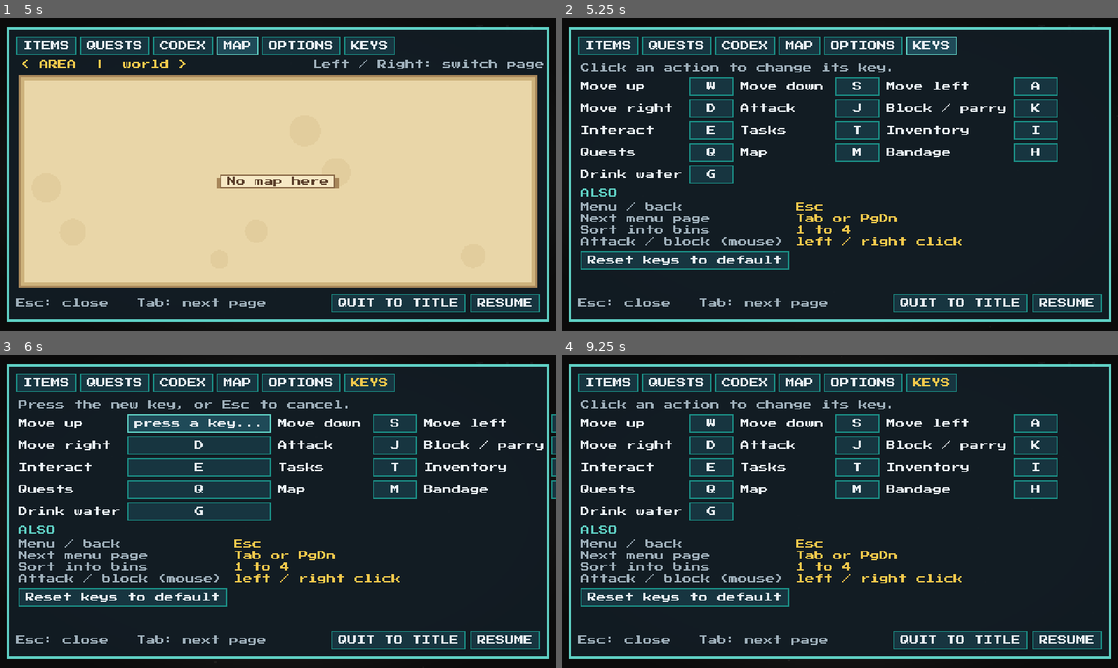
Above: before the commit, frames 1-4 (two rows, left to right).
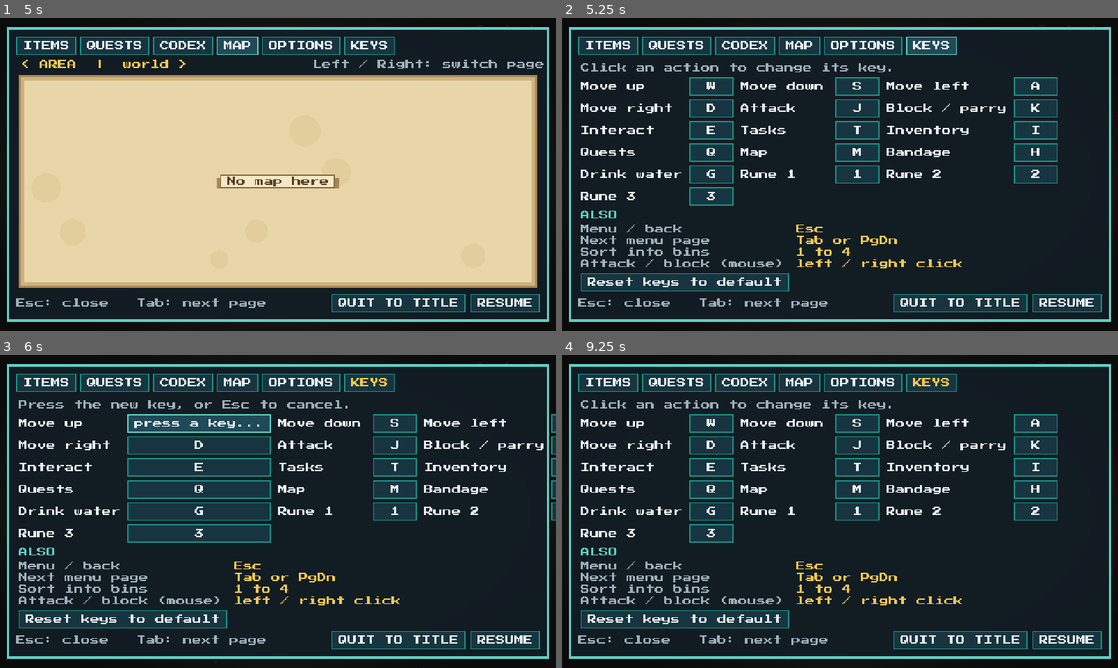
Above: after the commit, the same moments.

Repository: hsan-gg/the-last-drop
Game: Godot game, scene res://test/e2e/ui_preview.tscn
Two runs of this game, one before a commit and one after it. Both use one fixed random seed, a clock stepped at 60 frames per second and the inputs below. This scene is started directly instead of the project's main scene.
Inputs:
- Up to frame 1 (5 s): click "ITEMS" at 0.5 s; click "QUESTS" at 1.25 s; click "DONE" at 2 s; click "DONE" at 2.75 s; click "CODEX" at 3.5 s; click "MAP" at 4.25 s
- Up to frame 2 (5.25 s): click "KEYS" at 5 s
- Up to frame 3 (6 s): click "W" at 5.75 s
- Up to frame 4 (9.25 s): click "Normal" at 6.5 s; click "-" at 7.25 s; click "+" at 8 s; click "-" at 8.75 s

Frame 1 is identical in both runs. In frame 2, 8.1% of the frame differs, in the area x 3-90%, y 47-88%; in frame 3, 8.8%, in the area x 3-100%, y 47-88%; in frame 4, 8.1%.

Commit message:
feat: runes (Ember flamethrower with spreading fire, Scatter shotgun, Tide wave), energy, HUD rune bar

Diff:
--- a/autoload/settings.gd
+++ b/autoload/settings.gd
@@ -30,7 +30,7 @@
 ## Actions the player can rebind, in the order the controls tab lists them.
 const REBINDABLE: Array[String] = [
 	"move_up", "move_down", "move_left", "move_right", "attack", "block",
-	"interact", "tracker", "equipment", "journal", "map", "quick_heal", "quick_drink",
+	"interact", "tracker", "equipment", "journal", "map", "quick_heal", "quick_drink", "rune_1", "rune_2", "rune_3",
 ]
 
 var path := DEFAULT_PATH
--- a/player/player.gd
+++ b/player/player.gd
@@ -32,6 +32,9 @@
 	combat = PlayerCombat.new()
 	combat.name = "Combat"
 	add_child(combat)
+	var caster := RuneCaster.new()
+	caster.name = "RuneCaster"
+	add_child(caster)
 	var guard_meter := GuardMeter.new()
 	guard_meter.name = "GuardMeter"
 	add_child(guard_meter)
--- /dev/null
+++ b/player/rune_caster.gd
@@ -0,0 +1,215 @@
+class_name RuneCaster
+extends Node2D
+## The player's runes in action (keys 1, 2, 3; see autoload/runes.gd).
+## - Ember: hold to breathe a cone of fire. The Spoiled catch fire, burn for a
+##   while, and the fire jumps to their neighbours.
+## - Scatter: a shotgun blast of pellets that hurts and hurls the Spoiled back.
+## - Tide: a ring of clean water that heals you and pushes everything away.
+
+const FLAME_RANGE := 50.0
+const FLAME_HALF_ANGLE := 28.0
+const FLAME_TICK := 0.15
+const FLAME_DAMAGE := 4.0
+const BURN_SECONDS := 3.0
+const SCATTER_PELLETS := 7
+const SCATTER_SPREAD := 0.5
+const SCATTER_RANGE := 104.0
+const SCATTER_DAMAGE := 9.0
+const SCATTER_KNOCKBACK := 260.0
+const SCATTER_COOLDOWN := 0.7
+const TIDE_RADIUS := 76.0
+const TIDE_HEAL := 25.0
+const TIDE_KNOCKBACK := 320.0
+const TIDE_COOLDOWN := 1.5
+const BODY_OFFSET := Vector2(0, -6)
+
+var _player: Player
+var _flames: CPUParticles2D
+var _flame_light: PointLight2D
+var _flame_tick := 0.0
+var _cooldowns := {}
+var _tracers: Array[Dictionary] = []
+var _rings: Array[Dictionary] = []
+
+
+func _ready() -> void:
+	_player = get_parent() as Player
+	position = BODY_OFFSET
+	z_index = 6
+	_flames = _make_flames()
+	add_child(_flames)
+	_flame_light = AreaLighting.make_light({"color": "#ff9a40", "energy": 0.0, "radius": 60.0})
+	add_child(_flame_light)
+
+
+func _physics_process(delta: float) -> void:
+	for key in _cooldowns.keys():
+		_cooldowns[key] = maxf(float(_cooldowns[key]) - delta, 0.0)
+	var breathing := false
+	if not _blocked():
+		for slot in [1, 2, 3]:
+			var rune := Runes.in_slot(slot)
+			var action := "rune_%d" % slot
+			if rune == "ember" and Input.is_action_pressed(action):
+				breathing = _breathe_fire(delta)
+			elif rune == "scatter" and Input.is_action_just_pressed(action):
+				fire_scatter()
+			elif rune == "tide" and Input.is_action_just_pressed(action):
+				cast_tide()
+	_flames.emitting = breathing
+	_flame_light.energy = lerpf(_flame_light.energy, 1.4 if breathing else 0.0, 0.25)
+	if breathing:
+		_aim_flames()
+	_age_effects(delta)
+	queue_redraw()
+
+
+## True while a menu, quiz, puzzle or the sorting screen is open.
+func _blocked() -> bool:
+	for node in get_tree().get_nodes_in_group("modal"):
+		if (node as CanvasItem).visible if node is CanvasItem else (node as CanvasLayer).visible:
+			return true
+	return false
+
+
+# ------------------------------------------------------------------ ember
+
+func _breathe_fire(delta: float) -> bool:
+	if not Runes.spend(float(Runes.DEFINITIONS["ember"]["cost"]) * delta):
+		return false
+	_flame_tick -= delta
+	if _flame_tick <= 0.0:
+		_flame_tick = FLAME_TICK
+		for enemy in _enemies_in_cone(FLAME_RANGE, FLAME_HALF_ANGLE):
+			enemy.burn_damage(FLAME_DAMAGE)
+			enemy.ignite(BURN_SECONDS)
+		if int(Time.get_ticks_msec() / 150) % 2 == 0:
+			EventBus.sfx_requested.emit("flame")
+	return true
+
+
+func _aim_flames() -> void:
+	var facing := _player.facing
+	_flames.direction = facing
+	_flames.position = facing * 8.0
+	_flame_light.position = facing * 24.0
+
+
+func _make_flames() -> CPUParticles2D:
+	var flames := CPUParticles2D.new()
+	flames.emitting = false
+	flames.amount = 90
+	flames.lifetime = 0.45
+	flames.spread = FLAME_HALF_ANGLE * 0.7
+	flames.gravity = Vector2(0, -40)
+	flames.initial_velocity_min = 80.0
+	flames.initial_velocity_max = 120.0
+	flames.damping_min = 40.0
+	flames.damping_max = 80.0
+	flames.scale_amount_min = 1.5
+	flames.scale_amount_max = 4.0
+	var size_curve := Curve.new()
+	size_curve.add_point(Vector2(0, 0.4))
+	size_curve.add_point(Vector2(0.4, 1.0))
+	size_curve.add_point(Vector2(1, 0.2))
+	flames.scale_amount_curve = size_curve
+	var ramp := Gradient.new()
+	ramp.colors = PackedColorArray([Color("#fff6c0"), Color("#ffb030"), Color("#ff5a1a"), Color(0.25, 0.2, 0.2, 0.0)])
+	ramp.offsets = PackedFloat32Array([0.0, 0.25, 0.6, 1.0])
+	flames.color_ramp = ramp
+	return flames
+
+
+# ------------------------------------------------------------------ scatter
+
+func fire_scatter() -> bool:
+	if float(_cooldowns.get("scatter", 0.0)) > 0.0 or not Runes.spend(float(Runes.DEFINITIONS["scatter"]["cost"])):
+		return false
+	_cooldowns["scatter"] = SCATTER_COOLDOWN
+	EventBus.sfx_requested.emit("shotgun")
+	Juicee.hit_stop(self, 0.04)
+	var origin := global_position
+	var base := _player.facing.angle()
+	var hits := {}
+	for pellet in SCATTER_PELLETS:
+		var angle := base + lerpf(-SCATTER_SPREAD, SCATTER_SPREAD, float(pellet) / (SCATTER_PELLETS - 1)) + randf_range(-0.05, 0.05)
+		var direction := Vector2.from_angle(angle)
+		var victim := _first_along(origin, direction)
+		var end := origin + direction * SCATTER_RANGE
+		if victim != null:
+			end = victim.global_position + BODY_OFFSET
+			hits[victim] = int(hits.get(victim, 0)) + 1
+		_tracers.append({"from": Vector2.ZERO, "to": end - origin, "age": 0.0})
+	for victim: Enemy in hits:
+		victim.take_hit(SCATTER_DAMAGE * int(hits[victim]), origin, SCATTER_KNOCKBACK)
+	_rings.append({"radius": 6.0, "age": 0.0, "color": Color("#fff2a0"), "grow": 60.0, "life": 0.12, "at": _player.facing * 10.0})
+	return true
+
+
+func _first_along(origin: Vector2, direction: Vector2) -> Enemy:
+	var best: Enemy = null
+	var best_distance := SCATTER_RANGE
+	for node in get_tree().get_nodes_in_group("enemies"):
+		var enemy := node as Enemy
+		if enemy == null or enemy.is_dead():
+			continue
+		var offset := enemy.global_position + BODY_OFFSET - origin
+		var along := offset.dot(direction)
+		if along <= 0.0 or along > best_distance:
+			continue
+		if absf(offset.cross(direction)) <= 8.0:
+			best = enemy
+			best_distance = along
+	return best
+
+
+# ------------------------------------------------------------------ tide
+
+func cast_tide() -> bool:
+	if float(_cooldowns.get("tide", 0.0)) > 0.0 or not Runes.spend(float(Runes.DEFINITIONS["tide"]["cost"])):
+		return false
+	_cooldowns["tide"] = TIDE_COOLDOWN
+	EventBus.sfx_requested.emit("tide")
+	Survival.heal(TIDE_HEAL)
+	FloatingText.spawn(_player.get_parent(), "+%d" % int(TIDE_HEAL), _player.global_position, Color("#7fe0ff"))
+	for node in get_tree().get_nodes_in_group("enemies"):
+		var enemy := node as Enemy
+		if enemy != null and not enemy.is_dead() and enemy.global_position.distance_to(global_position) <= TIDE_RADIUS:
+			enemy.take_hit(4.0, global_position, TIDE_KNOCKBACK)
+			enemy.extinguish()
+	for wave in 3:
+		_rings.append({"radius": 4.0 + wave * 6.0, "age": -wave * 0.08, "color": Color("#7fe0ff"), "grow": TIDE_RADIUS * 1.6, "life": 0.5, "at": Vector2.ZERO})
+	return true
+
+
+# ------------------------------------------------------------------ shared
+
+func _enemies_in_cone(reach: float, half_angle: float) -> Array[Enemy]:
+	var found: Array[Enemy] = []
+	for node in get_tree().get_nodes_in_group("enemies"):
+		var enemy := node as Enemy
+		if enemy != null and not enemy.is_dead() and CombatRules.in_arc(global_position, _player.facing, enemy.global_position + BODY_OFFSET, reach, half_angle):
+			found.append(enemy)
+	return found
+
+
+func _age_effects(delta: float) -> void:
+	for tracer in _tracers:
+		tracer["age"] = float(tracer["age"]) + delta
+	_tracers = _tracers.filter(func(tracer: Dictionary) -> bool: return float(tracer["age"]) < 0.1)
+	for ring in _rings:
+		ring["age"] = float(ring["age"]) + delta
+	_rings = _rings.filter(func(ring: Dictionary) -> bool: return float(ring["age"]) < float(ring["life"]))
+
+
+func _draw() -> void:
+	for tracer in _tracers:
+		var fade := 1.0 - float(tracer["age"]) / 0.1
+		draw_line(tracer["from"], tracer["to"], Color(1.0, 0.95, 0.6, fade), 1.0)
+	for ring in _rings:
+		var age := float(ring["age"])
+		if age < 0.0:
+			continue
+		var progress := age / float(ring["life"])
+		var color: Color = ring["color"]
+		draw_arc(ring["at"], float(ring["radius"]) + float(ring["grow"]) * progress, 0.0, TAU, 32, Color(color.r, color.g, color.b, 1.0 - progress), 2.0)
--- a/project.godot
+++ b/project.godot
@@ -122,6 +122,21 @@
 "events": [Object(InputEventKey,"resource_local_to_scene":false,"resource_name":"","device":-1,"window_id":0,"alt_press …(192 unchanged characters)…
 ]
 }
+rune_1={
+"deadzone": 0.5,
+"events": [Object(InputEventKey,"resource_local_to_scene":false,"resource_name":"","device":-1,"window_id":0,"alt_pressed":false,"shift_pressed":false,"ctrl_pressed":false,"meta_pressed":false,"pressed":false,"keycode":0,"physical_keycode":49,"key_label":0,"unicode":49,"location":0,"echo":false,"script":null)
+]
+}
+rune_2={
+"deadzone": 0.5,
+"events": [Object(InputEventKey,"resource_local_to_scene":false,"resource_name":"","device":-1,"window_id":0,"alt_pressed":false,"shift_pressed":false,"ctrl_pressed":false,"meta_pressed":false,"pressed":false,"keycode":0,"physical_keycode":50,"key_label":0,"unicode":50,"location":0,"echo":false,"script":null)
+]
+}
+rune_3={
+"deadzone": 0.5,
+"events": [Object(InputEventKey,"resource_local_to_scene":false,"resource_name":"","device":-1,"window_id":0,"alt_pressed":false,"shift_pressed":false,"ctrl_pressed":false,"meta_pressed":false,"pressed":false,"keycode":0,"physical_keycode":51,"key_label":0,"unicode":51,"location":0,"echo":false,"script":null)
+]
+}
 quick_drink={
 "deadzone": 0.5,
 "events": [Object(InputEventKey,"resource_local_to_scene":false,"resource_name":"","device":-1,"window_id":0,"alt_press …(192 unchanged characters)…
--- /dev/null
+++ b/test/unit/test_runes.gd
@@ -0,0 +1,90 @@
+extends GutTest
+## Runes: owning them, energy, and what each one does to the Spoiled.
+
+const PLAYER_SCENE := preload("res://player/player.tscn")
+
+var _player: Player
+
+
+func before_each() -> void:
+	Runes.reset()
+	Survival.set_process(false)
+	Survival.reset()
+	Combat.enemies_enabled = true
+	_player = PLAYER_SCENE.instantiate()
+	add_child_autofree(_player)
+
+
+func after_each() -> void:
+	Runes.reset()
+	Survival.reset()
+	Survival.set_process(true)
+	Combat.enemies_enabled = false
+
+
+func _zombie(at: Vector2) -> Enemy:
+	var enemy: Enemy = preload("res://world/enemy.tscn").instantiate()
+	enemy.position = at
+	add_child_autofree(enemy)
+	enemy.set_physics_process(false)
+	return enemy
+
+
+func test_runes_fill_slots_in_the_order_found() -> void:
+	assert_true(Runes.grant("scatter"))
+	assert_true(Runes.grant("ember"))
+	assert_false(Runes.grant("ember"), "only once")
+	assert_eq(Runes.in_slot(1), "scatter")
+	assert_eq(Runes.in_slot(2), "ember")
+	assert_eq(Runes.in_slot(3), "")
+
+
+func test_energy_is_spent_and_refused_when_empty() -> void:
+	Runes.grant("scatter")
+	Runes.energy = 10.0
+	assert_false(Runes.spend(24.0))
+	Runes.energy = 50.0
+	assert_true(Runes.spend(24.0))
+	assert_eq(Runes.energy, 26.0)
+
+
+func test_kills_refill_energy() -> void:
+	Runes.grant("ember")
+	Runes.energy = 10.0
+	EventBus.enemy_killed.emit("walker")
+	assert_gt(Runes.energy, 10.0)
+
+
+func test_the_scatter_blast_hurts_and_throws_zombies_back() -> void:
+	Runes.grant("scatter")
+	_player.facing = Vector2.RIGHT
+	var enemy := _zombie(Vector2(40, 0))
+	var before := enemy.hp()
+	var caster := _player.get_node("RuneCaster") as RuneCaster
+	assert_true(caster.fire_scatter())
+	assert_lt(enemy.hp(), before)
+	assert_false(caster.fire_scatter(), "a short cooldown between blasts")
+
+
+func test_fire_sets_zombies_burning_and_it_spreads() -> void:
+	var first := _zombie(Vector2(20, 0))
+	var second := _zombie(Vector2(30, 0))
+	first.ignite(3.0)
+	assert_true(first.is_burning())
+	var before := first.hp()
+	for _i in 10:
+		first._tick_burn(0.1)
+	assert_lt(first.hp(), before, "burning hurts over time")
+	assert_true(second.is_burning(), "the fire jumped to its neighbour")
+
+
+func test_the_tide_heals_and_puts_out_fires() -> void:
+	Runes.grant("tide")
+	Survival.damage(40.0)
+	var enemy := _zombie(Vector2(30, 0))
+	enemy.ignite(3.0)
+	var caster := _player.get_node("RuneCaster") as RuneCaster
+	var before := Survival.health()
+	assert_true(caster.cast_tide())
+	assert_gt(Survival.health(), before)
+	assert_false(enemy.is_burning())
--- a/test/unit/test_tutorial.gd
+++ b/test/unit/test_tutorial.gd
@@ -20,12 +20,12 @@
 func test_a_tip_shows_once_and_is_remembered() -> void:
 	watch_signals(EventBus)
 	Tutorial.show_tip("attack")
-	await wait_frames(4)
+	await wait_seconds(0.15)
 	assert_signal_emit_count(EventBus, "tip_requested", 1)
 	assert_true(Tutorial.has_seen("attack"))
 	Tutorial._waiting = false
 	Tutorial.show_tip("attack")
-	await wait_frames(4)
+	await wait_seconds(0.15)
 	assert_signal_emit_count(EventBus, "tip_requested", 1, "never repeated")
 
 
@@ -69,6 +69,6 @@
 func test_a_zombie_noticing_you_teaches_attacking() -> void:
 	watch_signals(EventBus)
 	EventBus.enemy_alerted.emit()
-	await wait_frames(4)
+	await wait_seconds(0.15)
 	assert_signal_emitted(EventBus, "tip_requested")
 	assert_string_contains(Tutorial.text_for("attack"), "swing")
--- a/ui/hud.gd
+++ b/ui/hud.gd
@@ -284,6 +284,7 @@
 		_lives_icons.append(heart)
 		_lives_row.add_child(heart)
 	left.add_child(_lives_row)
+	left.add_child(RuneBar.new())
 
 	_tip_panel = PanelContainer.new()
 	_tip_panel.add_theme_stylebox_override("panel", UiTheme.banner_style())
--- a/ui/menu/controls_tab.gd
+++ b/ui/menu/controls_tab.gd
@@ -7,7 +7,7 @@
 	"move_up": "Move up", "move_down": "Move down", "move_left": "Move left", "move_right": "Move right",
 	"attack": "Attack", "block": "Block / parry", "interact": "Interact",
 	"tracker": "Tasks", "equipment": "Inventory", "journal": "Quests", "map": "Map",
-	"quick_heal": "Bandage", "quick_drink": "Drink water",
+	"quick_heal": "Bandage", "quick_drink": "Drink water", "rune_1": "Rune 1", "rune_2": "Rune 2", "rune_3": "Rune 3",
 }
 const FIXED_KEYS := [
 	["Menu / back", "Esc"],
--- a/ui/overlay_panel.gd
+++ b/ui/overlay_panel.gd
@@ -18,6 +18,7 @@
 
 ## Builds the backdrop and panel. Call from _ready of the subclass.
 func _build_shell(panel_size: Vector2, border: Color = UiTheme.COLOR_BORDER) -> void:
+	add_to_group("modal")
 	_root = Control.new()
 	_root.theme = UiTheme.get_theme()
 	_root.set_anchors_preset(Control.PRESET_FULL_RECT)
--- /dev/null
+++ b/ui/rune_bar.gd
@@ -0,0 +1,42 @@
+class_name RuneBar
+extends HBoxContainer
+## The runes on the HUD: a purple energy bar and a slot per rune, showing its
+## key and its picture, dimmed while you cannot afford it. Hidden until you own one.
+
+const SLOT := Vector2(14, 14)
+
+var _energy: Meter
+var _slots: Array[Control] = []
+
+
+func _ready() -> void:
+	add_theme_constant_override("separation", 3)
+	mouse_filter = Control.MOUSE_FILTER_IGNORE
+	_energy = Meter.new()
+	_energy.custom_minimum_size = Vector2(40, 5)
+	_energy.size_flags_vertical = Control.SIZE_SHRINK_CENTER
+	_energy.fill_color = Color("#b070f0")
+	add_child(_energy)
+	for slot in 3:
+		var view := RuneSlot.new()
+		view.slot = slot + 1
+		view.custom_minimum_size = SLOT
+		_slots.append(view)
+		add_child(view)
+	EventBus.runes_changed.connect(_refresh)
+	EventBus.energy_changed.connect(func(value: float, maximum: float) -> void: _energy.ratio = value / maximum)
+	_refresh()
+
+
+func _refresh() -> void:
+	visible = not Runes.owned.is_empty()
+	_energy.ratio = Runes.energy / Runes.MAX_ENERGY
+	for view in _slots:
+		view.visible = not Runes.in_slot((view as RuneSlot).slot).is_empty()
+		view.queue_redraw()
+
+
+func _process(_delta: float) -> void:
+	if visible:
+		for view in _slots:
+			view.queue_redraw()
--- /dev/null
+++ b/ui/rune_slot.gd
@@ -0,0 +1,32 @@
+class_name RuneSlot
+extends Control
+## One rune on the HUD: its little picture, its key, dim when out of energy.
+
+var slot := 1
+
+
+func _draw() -> void:
+	var rune := Runes.in_slot(slot)
+	if rune.is_empty():
+		return
+	var definition: Dictionary = Runes.DEFINITIONS[rune]
+	var ready := Runes.can_afford(float(definition["cost"]) * (0.2 if rune == "ember" else 1.0))
+	var color := Color(definition["color"])
+	if not ready:
+		color = color.darkened(0.6)
+	draw_rect(Rect2(Vector2.ZERO, size), Color(0.06, 0.05, 0.09, 0.85))
+	draw_rect(Rect2(Vector2.ZERO, size), color, false, 1.0)
+	var c := size / 2.0
+	match rune:
+		"ember":
+			draw_colored_polygon(PackedVector2Array([c + Vector2(0, -5), c + Vector2(-4, 3), c + Vector2(4, 3)]), color)
+			draw_colored_polygon(PackedVector2Array([c + Vector2(0, -1), c + Vector2(-2, 3), c + Vector2(2, 3)]), Color("#fff0a0") if ready else color)
+		"scatter":
+			for i in 3:
+				draw_line(c + Vector2(-5, 0), c + Vector2(5, -4 + i * 4), color, 1.0)
+			draw_rect(Rect2(c + Vector2(-6, -1), Vector2(3, 2)), color)
+		"tide":
+			for row in 2:
+				draw_arc(c + Vector2(-2, -2 + row * 4), 3.0, PI, TAU, 8, color, 1.0)
+				draw_arc(c + Vector2(3, -2 + row * 4), 3.0, 0.0, PI, 8, color, 1.0)
+	draw_string(UiTheme.FONT_FILE, Vector2(1, size.y + 7), str(slot), HORIZONTAL_ALIGNMENT_LEFT, -1, 8, Color("#f6ecd6"))
--- a/ui/sorting/sorting_challenge.gd
+++ b/ui/sorting/sorting_challenge.gd
@@ -52,6 +52,7 @@
 
 func _ready() -> void:
 	layer = 15
+	add_to_group("modal")
 	process_mode = Node.PROCESS_MODE_ALWAYS
 	_build()
 	visible = false
--- a/world/enemy.gd
+++ b/world/enemy.gd
@@ -39,6 +39,9 @@
 var _bar_back: ColorRect
 var _bar_fill: ColorRect
 var _alert: Label
+var _burn := 0.0
+var _burn_tick := 0.0
+var _fire: CPUParticles2D
 
 
 func _ready() -> void:
@@ -123,11 +126,61 @@
 		_enter(State.STAGGER, HIT_STAGGER_SECONDS)
 
 
+## Fire: sets the zombie burning for `seconds` (refreshing a shorter burn).
+func ignite(seconds: float) -> void:
+	if is_dead():
+		return
+	_burn = maxf(_burn, seconds * float(_def.get("burn_factor", 1.0)))
+	if _fire != null:
+		_fire.emitting = _burn > 0.0
+
+
+func is_burning() -> bool:
+	return _burn > 0.0
+
+
+func extinguish() -> void:
+	_burn = 0.0
+	if _fire != null:
+		_fire.emitting = false
+
+
+## Damage that does not push or stagger (fire, poison).
+func burn_damage(amount: float) -> void:
+	if is_dead():
+		return
+	var armour := float(_def.get("armour", 0.0)) * (0.3 if is_burning() else 1.0)  # fire melts armour
+	var dealt := maxf(amount - armour * 0.25, amount * 0.3)
+	_hp -= dealt
+	FloatingText.spawn(get_parent(), str(maxi(roundi(dealt), 1)), global_position + Vector2(randf_range(-4, 4), -8), Color("#ffa040"))
+	_update_bar()
+	if _hp <= 0.0:
+		_die()
+
+
+func _tick_burn(delta: float) -> void:
+	if _burn <= 0.0:
+		return
+	_burn -= delta
+	_burn_tick -= delta
+	if _burn_tick <= 0.0:
+		_burn_tick = 0.4
+		burn_damage(3.0)
+		for node in get_tree().get_nodes_in_group("enemies"):  # the fire spreads
+			var other := node as Enemy
+			if other != null and other != self and not other.is_burning() and other.global_position.distance_to(global_position) < 18.0:
+				other.ignite(maxf(_burn * 0.6, 1.0))
+	if _burn <= 0.0 and _fire != null:
+		_fire.emitting = false
+
+
 func _die() -> void:
 	_state = State.DEAD
 	collision_layer = 0
 	if _alert != null:
 		_alert.visible = false
+	if _fire != null:
+		_fire.emitting = false
 	EventBus.sfx_requested.emit("enemy_die")
 	if not spawn_key.is_empty():
 		GameState.set_flag(_slain_flag())
@@ -164,6 +217,9 @@
 		return
 	_player = get_tree().get_first_node_in_group("player") as Node2D
 	_knockback = _knockback.move_toward(Vector2.ZERO, KNOCKBACK_DRAG * delta)
+	_tick_burn(delta)
+	if _state == State.DEAD:
+		return
 	_timer -= delta
 	match _state:
 		State.IDLE:
@@ -301,6 +357,27 @@
 	_bar_fill.size = Vector2(HEALTH_BAR_WIDTH, 2)
 	_bar_fill.position = Vector2(1, 1)
 	_bar_back.add_child(_bar_fill)
+
+	_fire = CPUParticles2D.new()
+	_fire.emitting = false
+	_fire.amount = 24
+	_fire.lifetime = 0.6
+	_fire.position = Vector2(0, -float(canvas[1]) * 0.45)
+	_fire.emission_shape = CPUParticles2D.EMISSION_SHAPE_RECTANGLE
+	_fire.emission_rect_extents = Vector2(5, float(canvas[1]) * 0.35)
+	_fire.direction = Vector2.UP
+	_fire.spread = 20.0
+	_fire.gravity = Vector2(0, -60)
+	_fire.initial_velocity_min = 10.0
+	_fire.initial_velocity_max = 30.0
+	_fire.scale_amount_min = 1.0
+	_fire.scale_amount_max = 3.0
+	var ramp := Gradient.new()
+	ramp.colors = PackedColorArray([Color("#fff0a0"), Color("#ff9a30"), Color("#e04a1a"), Color(0.2, 0.15, 0.15, 0.0)])
+	ramp.offsets = PackedFloat32Array([0.0, 0.3, 0.65, 1.0])
+	_fire.color_ramp = ramp
+	_fire.z_index = 3
+	add_child(_fire)
 
 	_alert = Label.new()
 	_alert.text = "!"
Not shown, added: assets/audio/sfx/flame.wav.import
Not shown, added: assets/audio/sfx/shotgun.wav.import
Not shown, added: assets/audio/sfx/tide.wav.import
Not shown, added: player/rune_caster.gd.uid
Not shown, added: test/unit/test_runes.gd.uid
Not shown, added: ui/rune_bar.gd.uid
Not shown, added: ui/rune_slot.gd.uid
Not shown, added: assets/audio/sfx/flame.wav
Not shown, added: assets/audio/sfx/shotgun.wav
Not shown, added: assets/audio/sfx/tide.wav
Not shown, changed: tools/generate_audio.sh
